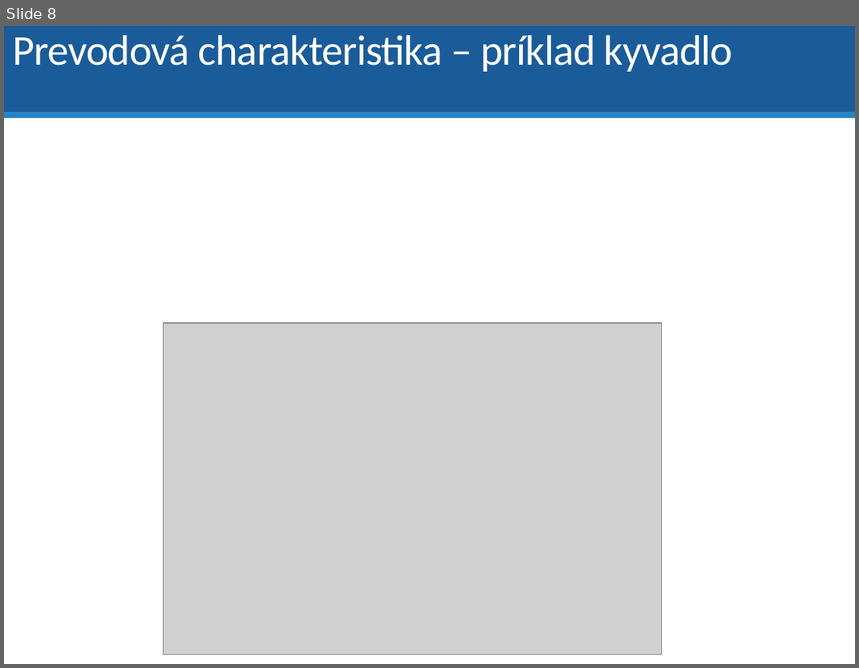
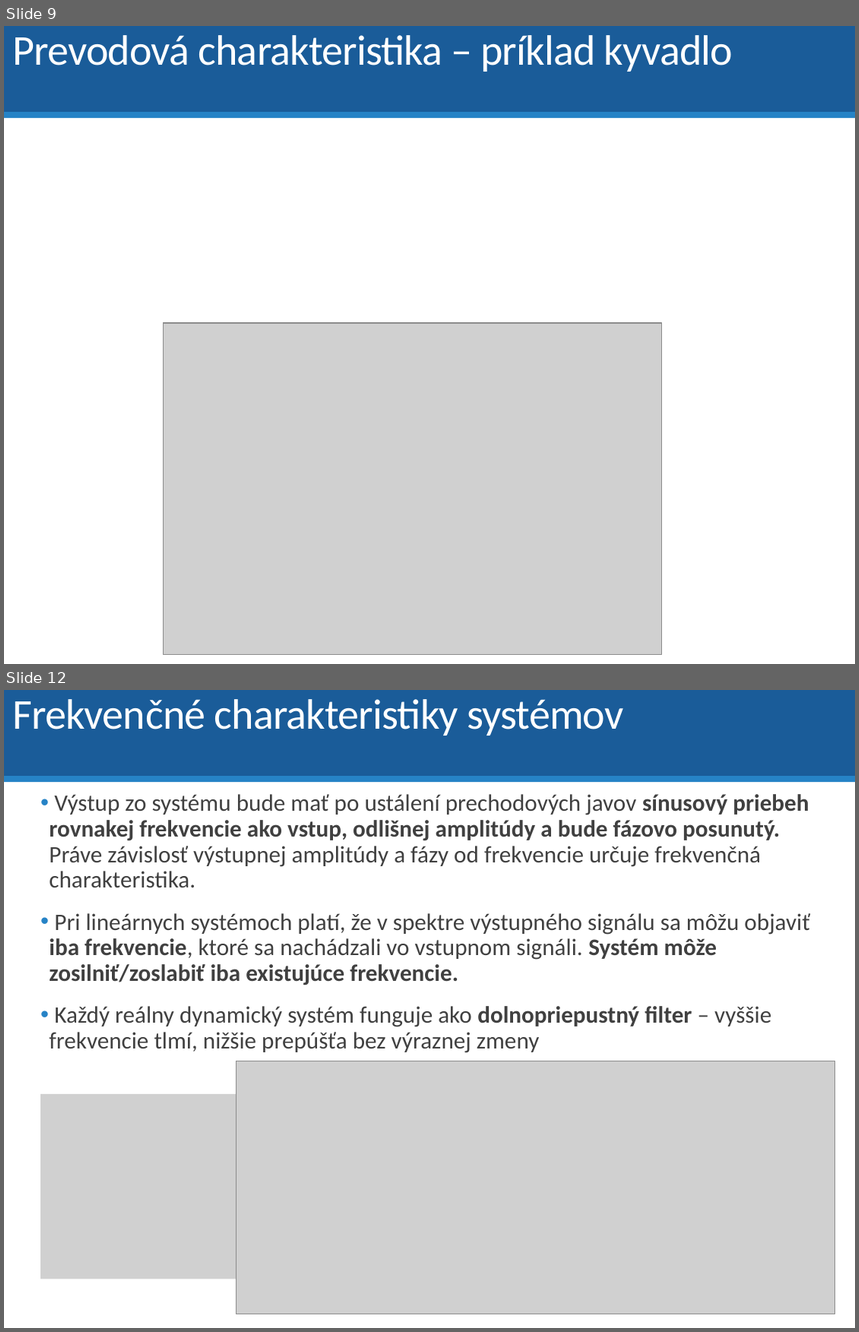
Before and after one commit to dodekm/TeamProjektKybernetika, a slide deck: Nove prednasky/P4 Vlastnosti prenosovych funkcii.pptx. Shown one above the other, each under a label of ours: slide 8 before the commit, slides 9 and 12 after it; the slides between them are not shown. The pictures are 859x668 and 859x1332 pixels, drawn with LibreOffice and Linux fonts; fonts in the diff are those of the drawing; grey boxes stand for pictures. Boxes give left, top, right and bottom in pixels: in the first picture for what was removed or moved away, otherwise in the second. Text is boxed around its words. In the diff, an @@ line names an element or a change of style, - is before the commit and + after.

```diff
--- a/Nove prednasky/P4 Vlastnosti prenosovych funkcii.pptx
+++ b/Nove prednasky/P4 Vlastnosti prenosovych funkcii.pptx
@@ slide 12 added at (4, 690, 855, 1328), background #FFFFFF; not listed: 2 template elements that a slide beside it also shows @@
@@ title added at (12, 699, 624, 736), 36 pt, text #FFFFFF @@
+Frekvenčné charakteristiky systémov
@@ text added at (49, 794, 810, 1053), 20 pt, text #404040 @@
+• Výstup zo systému bude mať po ustálení prechodových javov sínusový priebeh rovnakej frekvencie ako vstup, odlišnej amplitúdy a bude fázovo posunutý. Práve závislosť výstupnej amplitúdy a fázy od frekvencie určuje frekvenčná charakteristika.
+• Pri lineárnych systémoch platí, že v spektre výstupného signálu sa môžu objaviť iba frekvencie, ktoré sa nachádzali vo vstupnom signáli. Systém môže zosilniť/zoslabiť iba existujúce frekvencie.
+• Každý reálny dynamický systém funguje ako dolnopriepustný filter – vyššie frekvencie tlmí, nižšie prepúšťa bez výraznej zmeny
@@ picture added at (237, 1061, 835, 1314) @@
@@ picture added at (40, 1094, 275, 1279) @@
@@ what was slide 8 is now slide 9 @@
```
Also in this commit, not shown: 19 slides changed, 8 other slides added, 2 slides removed, 6 other files.
